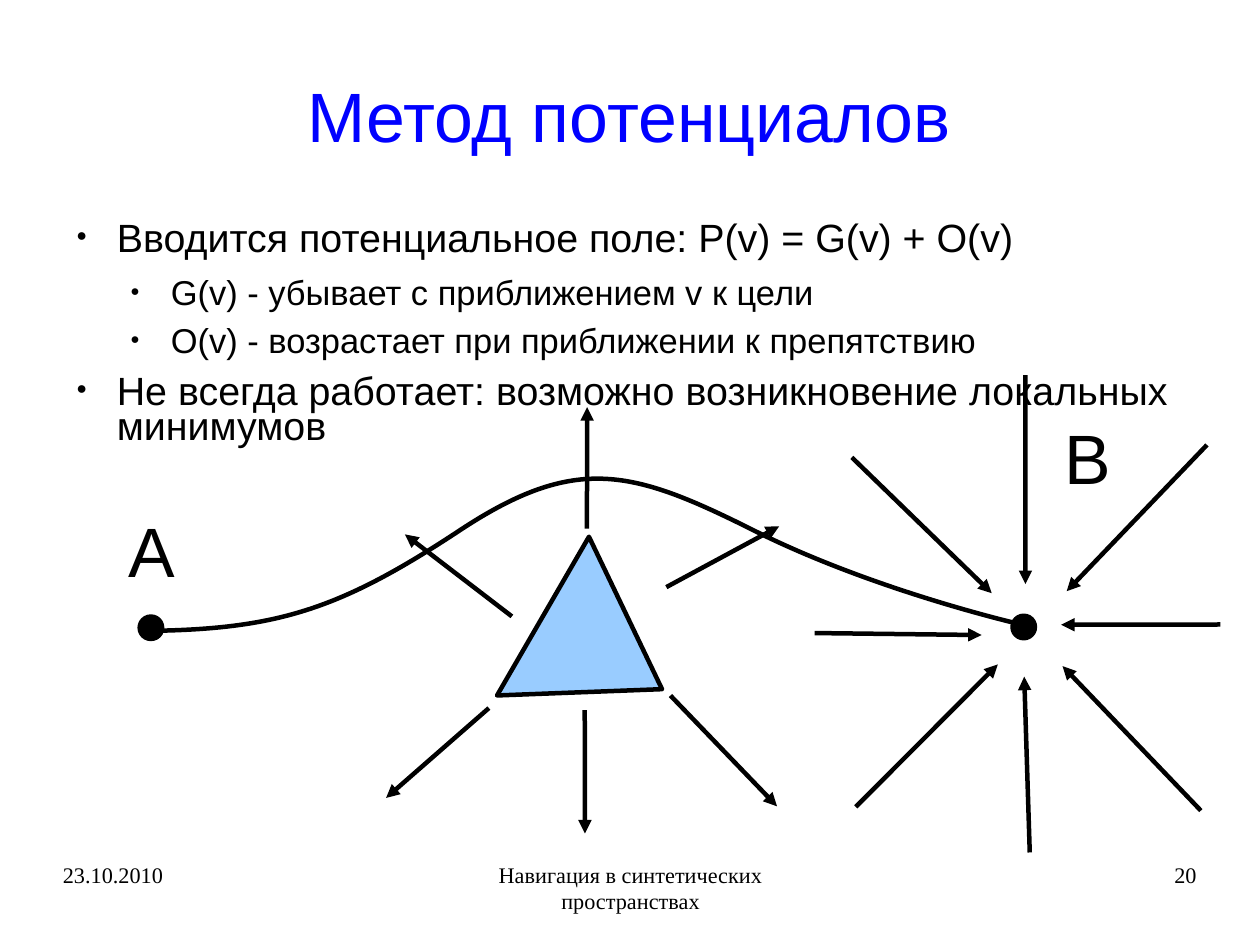
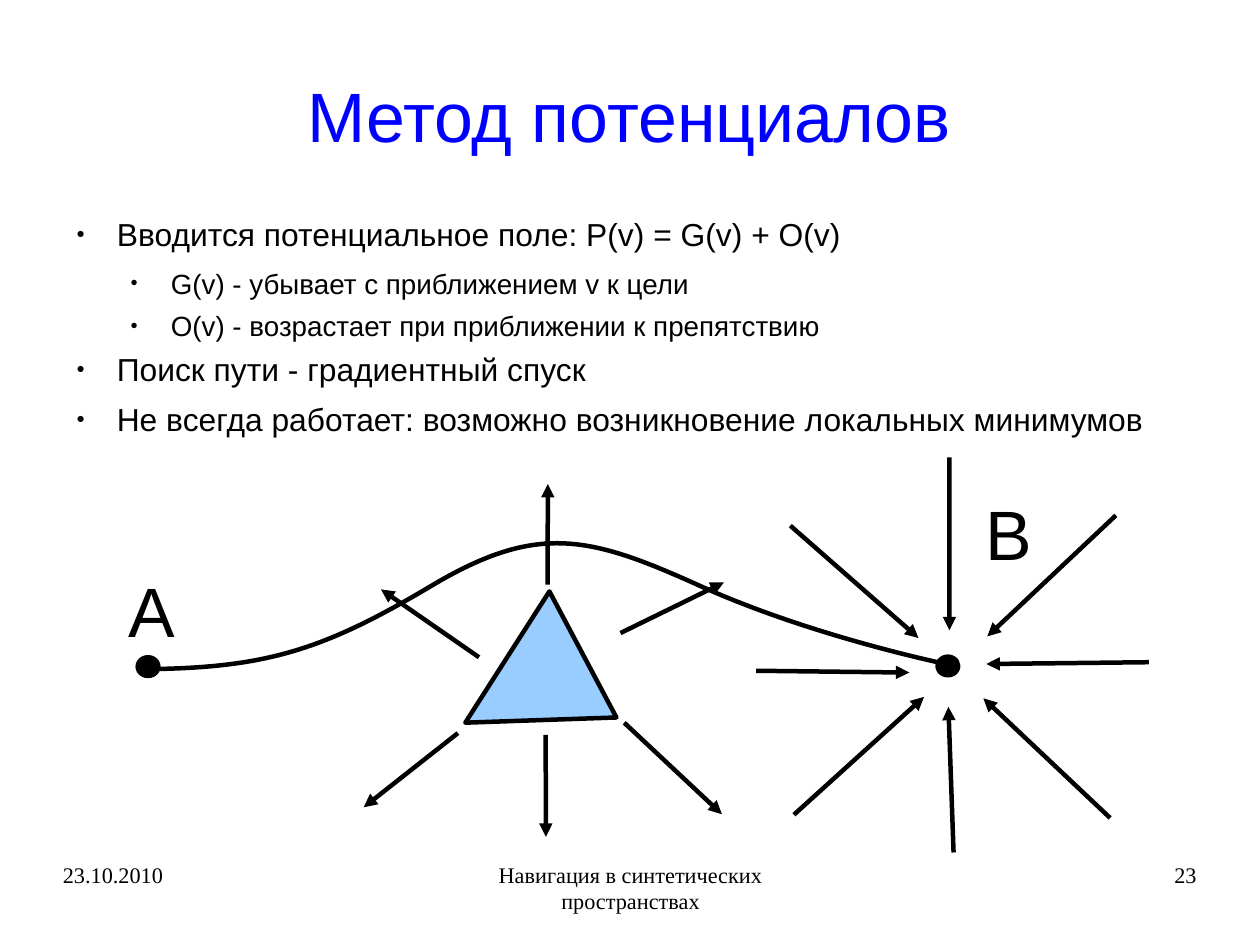
Before and after one commit to rutsky/semester09, a slide deck: slide 23 of Artificial_intelligence/Navigation_in_synthetic_space/50572_Rutsky_Navigation_in_synthetic_space.ppt (slide 20 before the commit). Drawn at 1260x945 pixels with LibreOffice and Linux fonts; fonts in the diff are those of the drawing. Boxes give left, top, right and bottom in pixels: in the first picture for what was removed or moved away, otherwise in the second. Text is boxed around its words. In the diff, an @@ line names an element or a change of style, - is before the commit and + after.

```diff
--- a/Artificial_intelligence/Navigation_in_synthetic_space/50572_Rutsky_Navigation_in_synthetic_space.ppt
+++ b/Artificial_intelligence/Navigation_in_synthetic_space/50572_Rutsky_Navigation_in_synthetic_space.ppt
@@ text at <box>117,223,1143,437</box>: size 24.8 to 20 pt in "Вводится потенциальное поле: P(v) = G(v) + ...", "Не всегда работает: возможно возникновение локальных минимум ..."; size 21.7 to 17.5 pt in "G(v) - убывает с приближением v к ...", "O(v) - возрастает при приближении к препятствию" @@
@@ text at <box>117,357,585,387</box>: paragraph added @@
+● Поиск пути - градиентный спуск
@@ arrow moved from (1026, 375) - (1026, 584) to (950, 457) - (950, 630) @@
@@ arrow moved from (588, 528) - (588, 407) to (548, 584) - (548, 484) @@
@@ text "B": place and size @@
-text "B" at <box>1064,436,1111,484</box>
+text "B" at <box>986,512,1033,560</box>
@@ freeform shape: place and size @@
-freeform shape at <box>154,454,1022,631</box>
+freeform shape at <box>151,523,946,670</box>
@@ arrow moved from (852, 457) - (992, 593) to (790, 526) - (919, 638) @@
@@ arrow moved from (1207, 445) - (1067, 591) to (1116, 516) - (988, 637) @@
@@ text "A": place and size @@
-text "A" at <box>128,529,175,577</box>
+text "A" at <box>129,589,176,637</box>
@@ arrow moved from (512, 616) - (405, 535) to (479, 657) - (381, 590) @@
@@ freeform shape: place and size @@
-freeform shape at <box>497,537,662,696</box>
+freeform shape at <box>465,591,616,723</box>
@@ arrow moved from (667, 588) - (780, 526) to (621, 633) - (724, 583) @@
@@ ellipse: place and size @@
-ellipse at <box>139,616,162,639</box>
+ellipse at <box>137,657,158,676</box>
@@ ellipse: place and size @@
-ellipse at <box>1013,616,1036,639</box>
+ellipse at <box>938,656,958,675</box>
@@ arrow moved from (815, 633) - (982, 636) to (757, 671) - (910, 672) @@
@@ arrow moved from (1221, 624) - (1061, 625) to (1149, 662) - (987, 664) @@
@@ arrow moved from (856, 807) - (998, 664) to (795, 815) - (925, 697) @@
@@ arrow moved from (1030, 853) - (1024, 677) to (954, 853) - (949, 707) @@
@@ arrow moved from (1202, 811) - (1063, 667) to (1110, 819) - (983, 699) @@
@@ arrow moved from (489, 708) - (386, 798) to (458, 733) - (364, 807) @@
@@ arrow moved from (585, 710) - (585, 834) to (545, 735) - (547, 837) @@
@@ arrow moved from (671, 696) - (777, 806) to (624, 723) - (723, 814) @@
@@ page number at <box>1174,868,1196,884</box>: text changed @@
-20
+23
```
Also in this commit, not shown: 19 other slides changed, 4 slides added, 2 other files.
